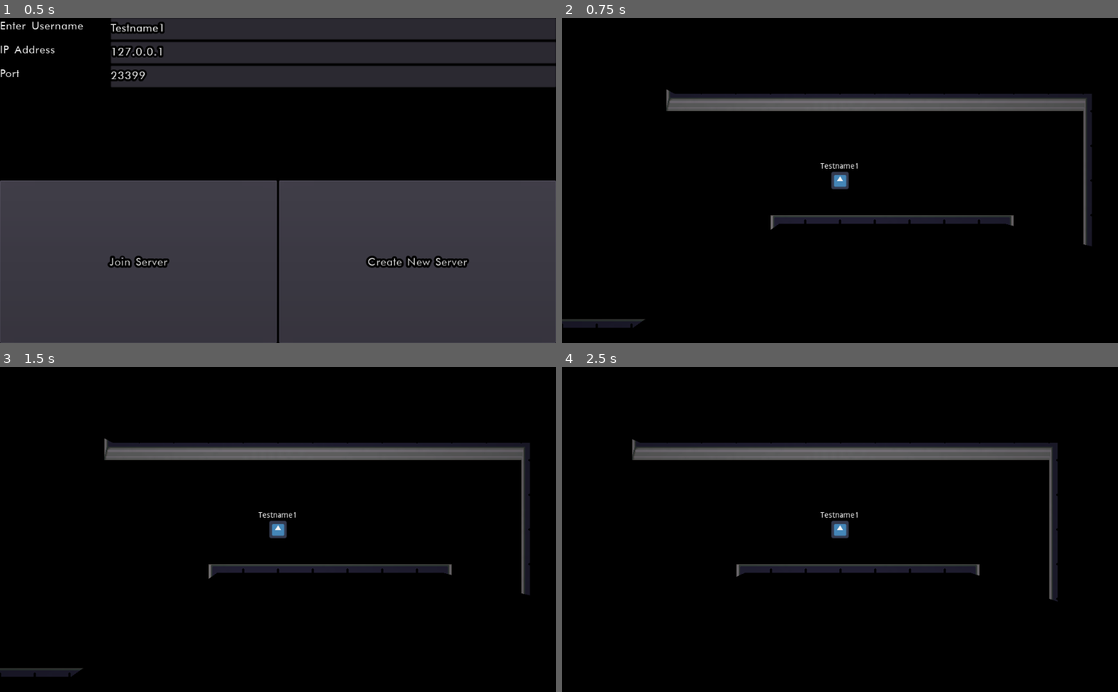
Above: before the commit, frames 1-4 (two rows, left to right).
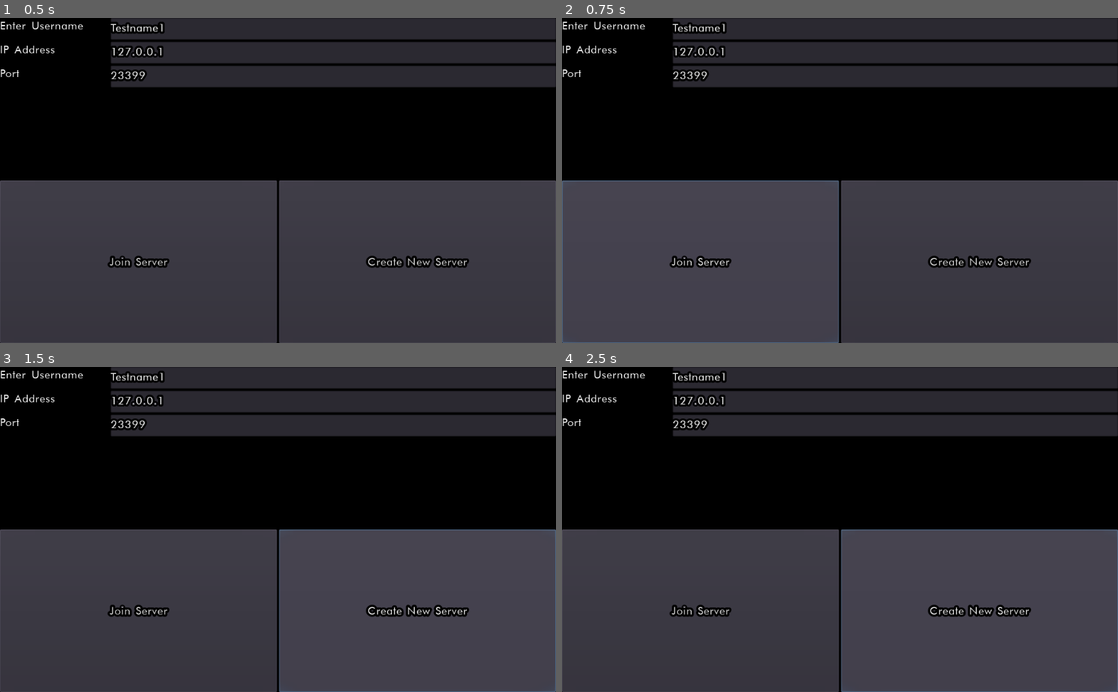
Above: after the commit, the same moments.

Repository: wafflepan/Unknown-Space
Game: Godot game, scene res://Menu.tscn
Two runs of this game, one before a commit and one after it. Both use one fixed random seed, a clock stepped at 60 frames per second and the inputs below. The engine's default icon, where the game draws it, is replaced by a stand-in: a white triangle on a blue panel in a dark square.
Inputs (mouse positions are in pixels of both pictures, inside the frame that each line leads up to):
- Up to frame 1 (0.5 s): no input
- Up to frame 2 (0.75 s): click "Join Server" at 0.5 s
- Up to frame 3 (1.5 s): click (417, 610) at 1.25 s, where only the run after the commit has a clickable "Create New Server"
- Up to frame 4 (2.5 s): hold D (move_right) from 2.03 s (still down)

Frame 1 is identical in both runs. In frame 2, 69% of the frame differs, in the area x 0-100%, y 0-100%; in frame 3, 69%; in frame 4, 69%.

Commit message:
Network Notifier Tests

Diff:
--- a/Menu.gd
+++ b/Menu.gd
@@ -10,10 +10,10 @@
 func _on_CreateServer_pressed():
 	print("Server created with following data:", getPromptData())
 	NetworkManager.createServer(getPromptData())
-	get_tree().change_scene("res://GameWorld.tscn")
+#	get_tree().change_scene("res://GameWorld.tscn")
 
 
 func _on_JoinServer_pressed():
 	print("Server joined with following data:", getPromptData())
 	NetworkManager.joinServer(getPromptData())
-	get_tree().change_scene("res://GameWorld.tscn")
+#	get_tree().change_scene("res://GameWorld.tscn")
--- a/NetworkManager.gd
+++ b/NetworkManager.gd
@@ -4,12 +4,14 @@
 
 var players = {}
 
-var selfdata = {}
+var my_info = { name = "Johnson Magenta", favorite_color = Color8(255, 0, 255) }
+var my_network_id = null
+#
+#    network_peer_connected(int id)
+#    network_peer_disconnected(int id)
+#
 
 var currentconnection = null
-
-func getData():
-	return selfdata
 
 func _ready():
 	get_tree().connect("network_peer_connected", self, "_player_connected")
@@ -17,64 +19,73 @@
 	get_tree().connect("connected_to_server", self, "_connected_ok")
 	get_tree().connect("connection_failed", self, "_connected_fail")
 	get_tree().connect("server_disconnected", self, "_server_disconnected")
+	var timer = Timer.new()
+	timer.wait_time=4
+	timer.connect("timeout",self,"checkPlayerList")
+	self.add_child(timer)
+	timer.start()
 
-func createServer(creatordata):
-	selfdata["Username"] = creatordata["Username"]
+func checkPlayerList():
+	print(players)
+
+func _player_connected(id):
+	print("Player_connected called on client ",get_tree().get_network_unique_id()," with id ",id)
+	# Called on both clients and server when a peer connects. Send my info to it.
+	rpc_id(id, "register_player", my_info)
+
+remote func register_player(info):
+	pass
+	print("REGISTERPLAYER called on client ",get_tree().get_network_unique_id()," with info ",info)
+
+
+func createServer(inputdict):
+	setMyInfo(inputdict)
+	players[1] = my_info
+	my_network_id=1
 	var peer = NetworkedMultiplayerENet.new()
-	players[1] = creatordata
-	var error = peer.create_server(int(creatordata["Port"]),int(MAX_PLAYERS))
+	var error = peer.create_server(23399, MAX_PLAYERS)
 	if error:
-		print("ERROR CREATING SERVER: ",error)
+		print("Error creating server: ",error)
 	get_tree().set_network_peer(peer)
 
-func joinServer(clientdata):
-	selfdata["Username"] = clientdata["Username"]
+func joinServer(inputdict):
+	setMyInfo(inputdict)
 	var peer = NetworkedMultiplayerENet.new()
-	var error = peer.create_client((clientdata["Address"]), int(clientdata["Port"]))
+	var error = peer.create_client(inputdict["Address"],23399)
 	if error:
-		print("ERROR JOINING SERVER")
+		print("Error joining server: ",error)
 	get_tree().set_network_peer(peer)
 
-remote func register_player(info):
-	print("Registering player: ",info)
-	var id = get_tree().get_rpc_sender_id()
-	players[id] = info
+func setMyInfo(inputdict):
+	pass
+	my_info = inputdict
 
-	var newplayer = get_tree().get_root().get_node("GameWorld").createNewPlayer(info)
+func _player_disconnected(id):
+	print("Player Disconnected called on client ",get_tree().get_network_unique_id()," with id ",id)
+	players.erase(id) # Erase player from info.
 
-	newplayer.set_network_master(id)
+func _connected_ok():
+	my_network_id = get_tree().get_network_unique_id()
+	print("connected_ok called on client ",get_tree().get_network_unique_id())
+	rpc_id(1,"notifyPlayerConnection",my_network_id,my_info)
+	pass # Only called on clients, not server. Will go unused; not useful here.
 
-func getConnectionStatus():
-	if currentconnection:
-		print(currentconnection.get_connection_status())
-		return currentconnection.get_connection_status()
-	else:
-		return null
+remote func notifyPlayerConnection(id,info):
+	print("Client ",get_tree().get_network_unique_id()," notified of connection from client id ",id," with info ",info)
+	players[id]=info
 
 func _server_disconnected():
-	print("Server Disconnected!")
-#	get_tree().quit()
-
-func _connected_ok(id):
-	print("connected ok: ",id)
-	pass
+	print("server_diconnected called on client ",get_tree().get_network_unique_id())
+	pass # Server kicked us; show error and abort.
 
 func _connected_fail():
+	print("connected_failed called on client ",get_tree().get_network_unique_id())
+	pass # Could not even connect to server; abort.
+
+func _process(delta):
+	if get_tree().get_network_peer():
+		rpc("connectionNotify",get_tree().get_network_unique_id(),my_info,randf())
+
+remote func connectionNotify(id,info,number):
 	pass
-	print("Connection Could Not Be Completed.")
-
-remote func sendPlayerInfo(id, data):
-	if get_tree().is_network_server():
-		for peer in players:
-			rpc_id(id,'sendPlayerInfo',peer,players[peer])
-	players[id] = data
-
-	var newplayer = get_tree().get_root().get_node("GameWorld").createNewPlayer(data)
-
-	newplayer.set_network_master(id)
-
-func _player_connected(id):
-	print("Player Connected Ok ",get_tree().get_network_unique_id(),"  ",id)
-	players[get_tree().get_network_unique_id()] = selfdata
-#	rpc('sendPlayerInfo',get_tree().get_network_unique_id(),selfdata)
-	rpc_id(id,"register_player",selfdata)
+	print("Notification on client ",get_tree().get_network_unique_id()," by ",id, "  ",info,"  ", number)
